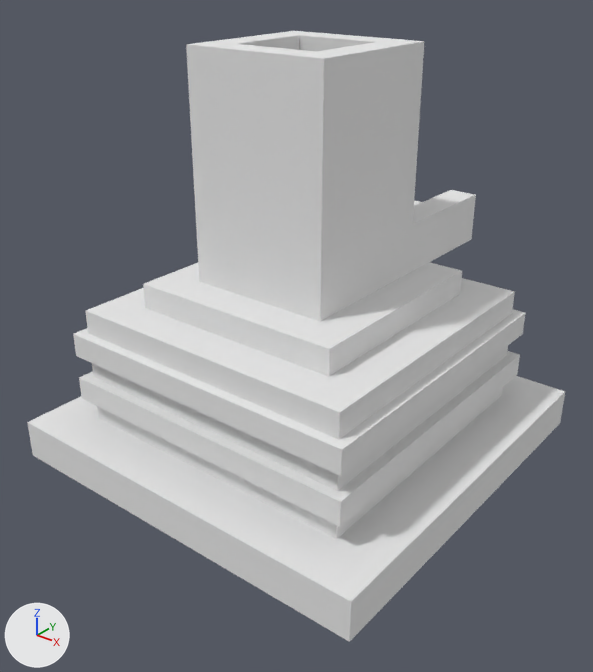
One commit to the Blender file Art/models/Blocks/MoltenMetalPump/Pump.blend: the scene before it, then after it.
Rendered twice from a 50 mm lens placed at (1.642, -1.964, 1.203), pointed at (0.53, -0.574, 0.341). The axes (+X, +Y, +Z) are drawn at lower left. The lights are the same throughout.

Objects in the first picture: 'ConduitCloser.002', 'FloorPlate', 'FluidConnector', 'Pump_Layer1', 'Pump_Layer2', 'Pump_Layer3', 'Pump_Layer4', 'Pump_Layer5', 'Pump_Podest'.
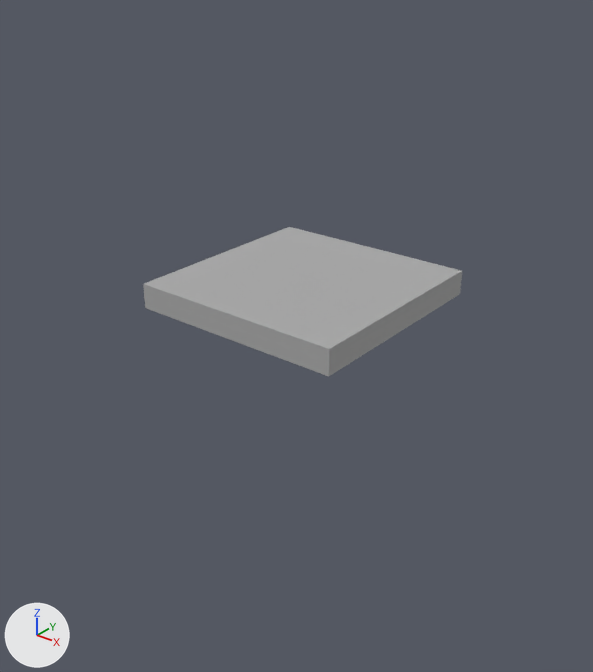
Where the newer file only moved an object's origin or applied its transform, the numbers keep the older frame.

The edits, one by one:
Material 'Dark-Metal' (mat_dark_metal) changes colour from white #e7e7e7 to grey #acacac; in linear values from (0.8, 0.8, 0.8) to (0.41, 0.41, 0.41).
Object 'FloorPlate' (ob_floorplate) is deleted.
Object 'Pump_Layer3' (ob_pump_layer3) is deleted.
Object 'FluidConnector' (ob_fluidconnector) is deleted.
Object 'ConduitCloser.002' (ob_conduitcloser_002) is deleted.
Object 'Pump_Layer4' (ob_pump_layer4) is deleted.
Object 'Pump_Layer5' (ob_pump_layer5) is deleted.
Object 'Pump_Layer1' (ob_pump_layer1) is deleted.
Object 'Pump_Layer2' (ob_pump_layer2) is deleted.

Location of each change, (x1, y1, x2, y2) in pixels of the pictures (593 x 672 px):
'FluidConnector', deleted: before (186, 31, 476, 321)
'FloorPlate', deleted: before (27, 376, 565, 642)
'Pump_Podest', recoloured (white to grey): (143, 227, 462, 376) in both
'Pump_Layer5', deleted: before (85, 278, 515, 439)
'Pump_Layer4', deleted: before (73, 309, 525, 476)
'Pump_Layer2', deleted: before (79, 351, 520, 527)
'Pump_Layer3', deleted: before (92, 346, 508, 491)
'Pump_Layer1', deleted: before (97, 387, 503, 539)
'ConduitCloser.002', deleted: before (220, 232, 396, 280)
